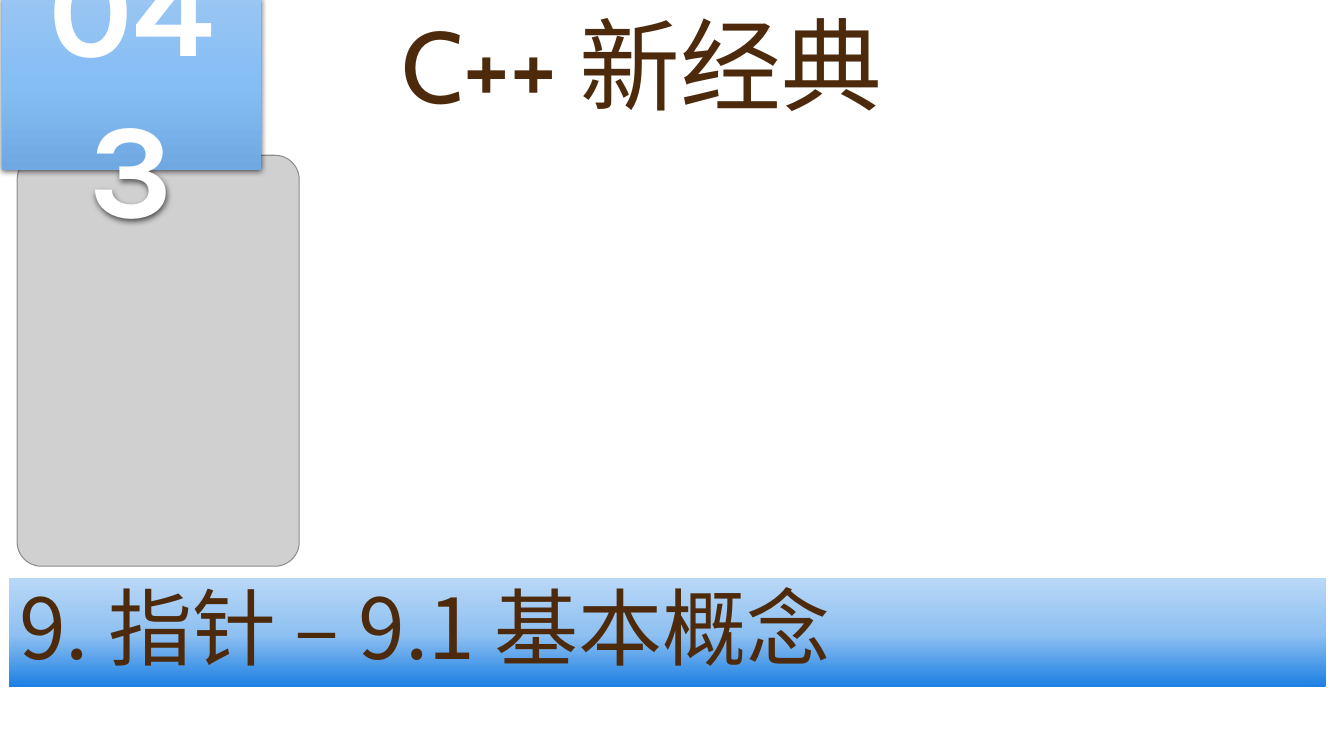
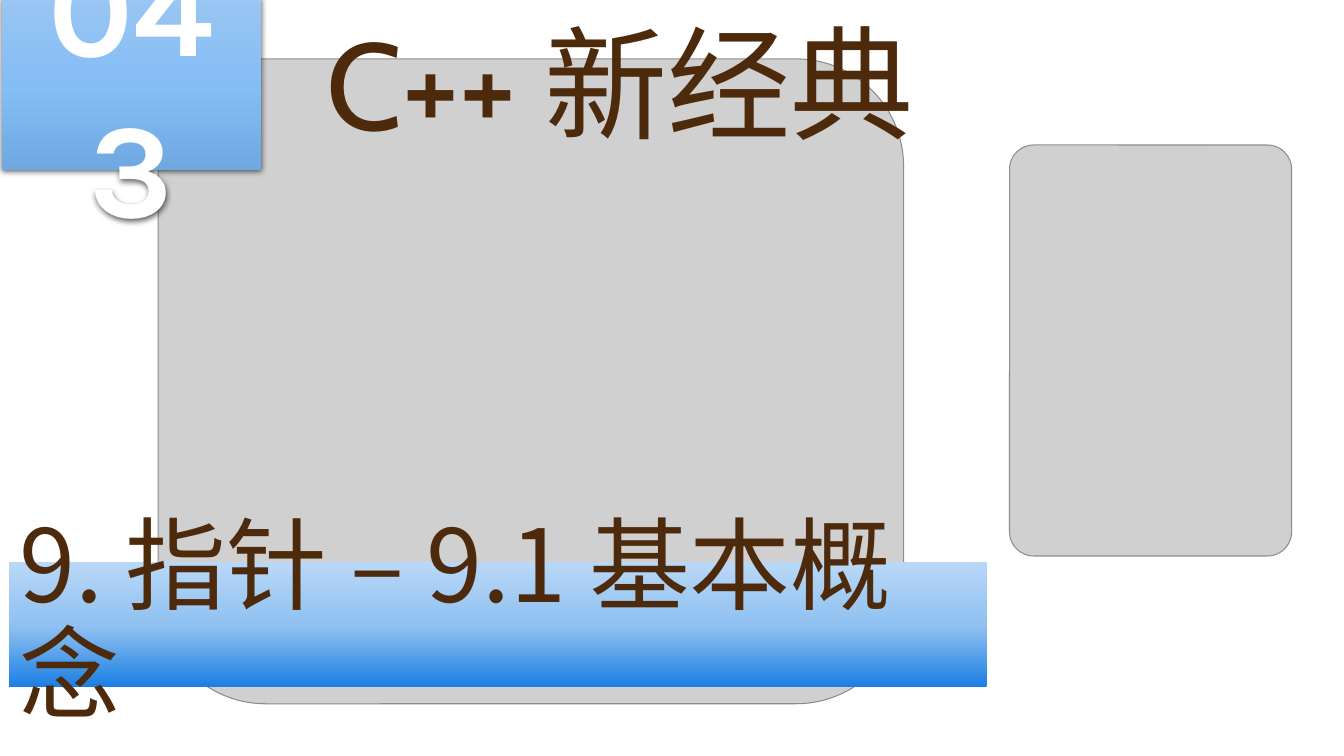
Before and after one commit to yasenstar/learn_cpp, a slide deck: slide 43 of cpp_new/C++ 新经典.pptx. Drawn at 1344x756 pixels with LibreOffice and Linux fonts; fonts in the diff are those of the drawing; grey boxes stand for pictures; background and template pictures are left out. Boxes give left, top, right and bottom in pixels: in the first picture for what was removed or moved away, otherwise in the second. Text is boxed around its words. In the diff, an @@ line names an element or a change of style, - is before the commit and + after.

```diff
--- a/cpp_new/C++ 新经典.pptx
+++ b/cpp_new/C++ 新经典.pptx
@@ title "C++ 新经典": place and size @@
-title "C++ 新经典" at <box>402,18,882,111</box>
+title "C++ 新经典" at <box>327,4,914,160</box>
@@ title "C++ 新经典" at <box>327,4,914,160</box>: size 72 to 88 pt; vertical alignment bottom to middle @@
@@ picture added at <box>158,58,904,704</box> @@
@@ picture: place and size @@
-picture at <box>17,155,299,567</box>
+picture at <box>1010,145,1293,557</box>
@@ rectangle "9. 指针 – 9.1 基本概念": place and size @@
-rectangle "9. 指针 – 9.1 基本概念" at <box>9,578,1326,688</box>
+rectangle "9. 指针 – 9.1 基本概念" at <box>9,563,987,688</box>
@@ rectangle "9. 指针 – 9.1 基本概念" at <box>9,563,987,688</box>: size 60 to 72 pt @@
```
Also in this commit, not shown: 1 other slide changed, 18 slides added, 2 other files.
